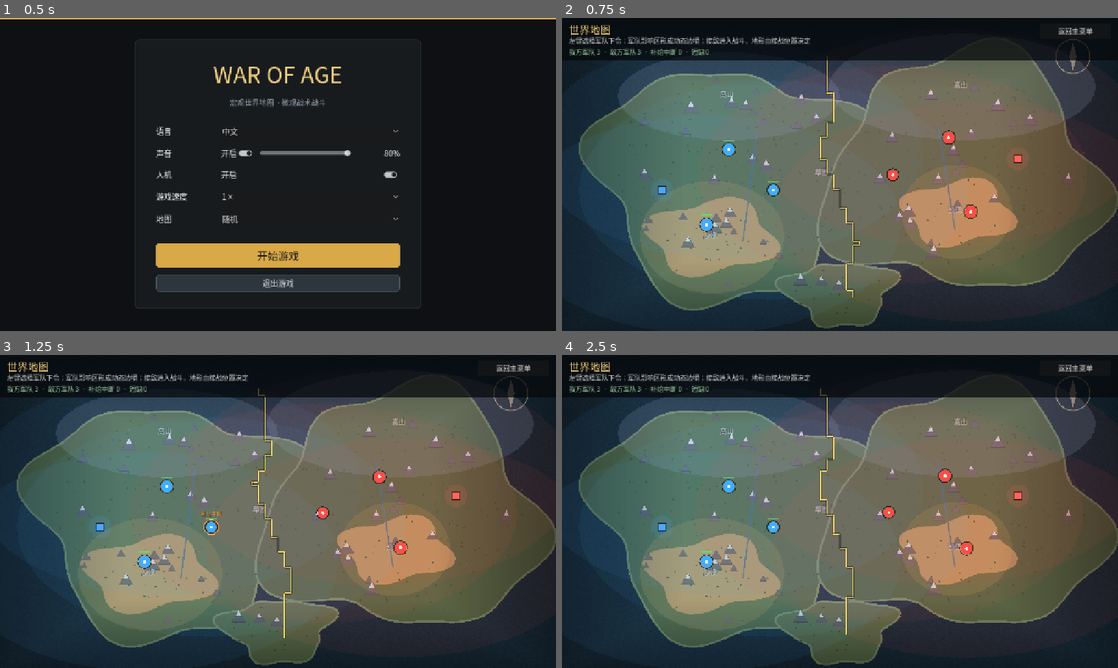
Above: before the commit, frames 1-4 (two rows, left to right).
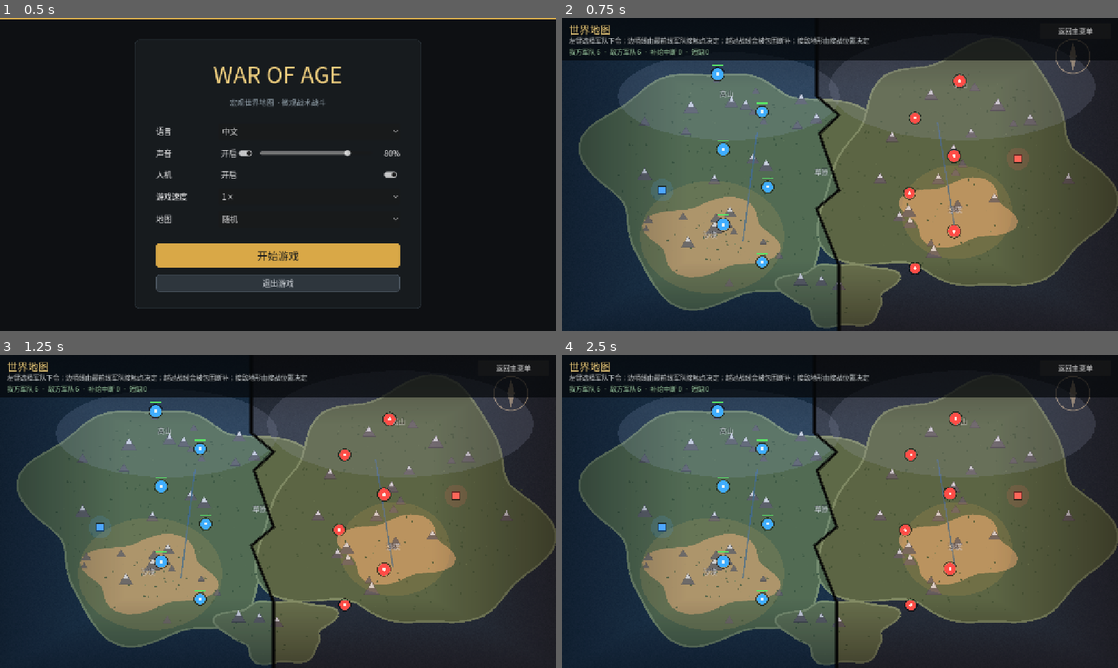
Above: after the commit, the same moments.

Repository: addisonhuang6-stack/WarOfAge
Game: Godot game, scene res://scenes/main_menu.tscn
Same seed, same stepped clock (60 frames per second), same inputs: the game is played once before the commit and once after it.
Inputs:
- Up to frame 1 (0.5 s): no input
- Up to frame 2 (0.75 s): click "开始游戏" at 0.5 s
- Up to frame 3 (1.25 s): no input
- Up to frame 4 (2.5 s): click "返回主菜单" at 1.25 s; click "开始游戏" at 2 s

Frame 1 is identical in both runs. In frame 2, 7.2% of the frame differs, in the area x 3-94%, y 6-100%; in frame 3, 7.5%, in the area x 3-74%, y 6-100%; in frame 4, 7.2%.

Commit message:
Make frontline follow armies and add supply and speed systems

Diff:
--- a/autoload/game_settings.gd
+++ b/autoload/game_settings.gd
@@ -32,7 +32,7 @@
 		"battle.defeat": "战败",
 		"battle.return_hint": "按 Enter 返回世界地图",
 		"macro.title": "世界地图",
-		"macro.instructions": "左键选择军队下令；军队影响区形成动态边境；接敌进入战斗，地形由接战位置决定",
+		"macro.instructions": "左键选择军队下令；边境线由最前线军队接触点决定；越过战线会被包围断补；接敌地形由接战位置决定",
 		"macro.status": "我方军队 %d  ·  敌方军队 %d  ·  补给中断 %d  ·  短缺 %d",
 		"macro.supply_cut": "补给中断",
 		"macro.supply_shortage": "短缺",
@@ -66,7 +66,7 @@
 		"battle.defeat": "Defeat",
 		"battle.return_hint": "Press Enter to return to the world map",
 		"macro.title": "World Map",
-		"macro.instructions": "Click a friendly army to move; influence zones form a shifting frontline; contact starts a battle using local terrain",
+		"macro.instructions": "Click a friendly army to move; the frontline follows the contact points of front armies; crossing it means encirclement; terrain comes from the contact location",
 		"macro.status": "Friendly armies %d  ·  Enemy armies %d  ·  Cut off %d  ·  Shortage %d",
 		"macro.supply_cut": "Supply cut",
 		"macro.supply_shortage": "Shortage",
--- a/data/world_map.json
+++ b/data/world_map.json
@@ -6,9 +6,8 @@
 	},
 	"player_speed": 0.05,
 	"enemy_speed": 0.03,
-	"frontline_influence": 0.35,
-	"frontline_step": 0.012,
 	"frontline_refresh": 0.12,
+	"encirclement_margin": 0.02,
 	"supply": {
 		"max": 100,
 		"drain_per_second": 12,
@@ -33,11 +32,17 @@
 		]
 	},
 	"dots": [
-		{ "id": "p1", "faction": "player", "pos": [0.3, 0.42], "strength": 3 },
-		{ "id": "p2", "faction": "player", "pos": [0.26, 0.66], "strength": 3 },
-		{ "id": "p3", "faction": "player", "pos": [0.38, 0.55], "strength": 2 },
-		{ "id": "e1", "faction": "enemy", "pos": [0.7, 0.38], "strength": 3 },
-		{ "id": "e2", "faction": "enemy", "pos": [0.74, 0.62], "strength": 3 },
-		{ "id": "e3", "faction": "enemy", "pos": [0.6, 0.5], "strength": 2 }
+		{ "id": "p1", "faction": "player", "pos": [0.28, 0.18], "strength": 3 },
+		{ "id": "p2", "faction": "player", "pos": [0.36, 0.3], "strength": 2 },
+		{ "id": "p3", "faction": "player", "pos": [0.29, 0.42], "strength": 3 },
+		{ "id": "p4", "faction": "player", "pos": [0.37, 0.54], "strength": 2 },
+		{ "id": "p5", "faction": "player", "pos": [0.29, 0.66], "strength": 3 },
+		{ "id": "p6", "faction": "player", "pos": [0.36, 0.78], "strength": 2 },
+		{ "id": "e1", "faction": "enemy", "pos": [0.72, 0.2], "strength": 3 },
+		{ "id": "e2", "faction": "enemy", "pos": [0.64, 0.32], "strength": 2 },
+		{ "id": "e3", "faction": "enemy", "pos": [0.71, 0.44], "strength": 3 },
+		{ "id": "e4", "faction": "enemy", "pos": [0.63, 0.56], "strength": 2 },
+		{ "id": "e5", "faction": "enemy", "pos": [0.71, 0.68], "strength": 3 },
+		{ "id": "e6", "faction": "enemy", "pos": [0.64, 0.8], "strength": 2 }
 	]
 }
--- a/scripts/macro/macro_controller.gd
+++ b/scripts/macro/macro_controller.gd
@@ -15,7 +15,7 @@
 
 var selected_dot_id: String = ""
 var _frontline_timer: float = 0.0
-var _frontline_segments: Array = []
+var _frontline_points: Array[Vector2] = []
 var _toast_timer: float = 0.0
 var _transitioning: bool = false
 var _game_over: bool = false
@@ -158,7 +158,7 @@
 
 
 func _refresh_frontline() -> void:
-	_frontline_segments.clear()
+	_frontline_points.clear()
 	var players: Array[Dictionary] = []
 	var enemies: Array[Dictionary] = []
 	for dot in WorldState.dots:
@@ -169,53 +169,92 @@
 			enemies.append(dot)
 	if players.is_empty() or enemies.is_empty():
 		return
-
-	var influence := float(WorldState.config.get("frontline_influence", 0.35))
-	var step := clampf(float(WorldState.config.get("frontline_step", 0.012)), 0.006, 0.05)
-	var columns := maxi(1, int(ceil(1.0 / step)))
-	var rows := maxi(1, int(ceil(1.0 / step)))
-	var ownership := PackedInt32Array()
-	ownership.resize(columns * rows)
-	var influence_squared := influence * influence
-
-	for row in range(rows):
-		for column in range(columns):
-			var point := Vector2(
-				(float(column) + 0.5) / float(columns),
-				(float(row) + 0.5) / float(rows)
-			)
-			var best_player := INF
-			var best_enemy := INF
-			for dot in players:
-				best_player = minf(best_player, point.distance_squared_to(_dot_pos(dot)))
-			for dot in enemies:
-				best_enemy = minf(best_enemy, point.distance_squared_to(_dot_pos(dot)))
-			if best_player <= influence_squared and best_player < best_enemy:
-				ownership[row * columns + column] = 1
-			elif best_enemy <= influence_squared and best_enemy < best_player:
-				ownership[row * columns + column] = 2
-
-	for row in range(rows):
-		for column in range(columns):
-			var value := ownership[row * columns + column]
-			if column + 1 < columns:
-				var right := ownership[row * columns + column + 1]
-				if _is_frontline_pair(value, right):
-					_frontline_segments.append([
-						Vector2(float(column + 1) / float(columns), float(row) / float(rows)),
-						Vector2(float(column + 1) / float(columns), float(row + 1) / float(rows)),
-					])
-			if row + 1 < rows:
-				var below := ownership[(row + 1) * columns + column]
-				if _is_frontline_pair(value, below):
-					_frontline_segments.append([
-						Vector2(float(column) / float(columns), float(row + 1) / float(rows)),
-						Vector2(float(column + 1) / float(columns), float(row + 1) / float(rows)),
-					])
-
-
-func _is_frontline_pair(first: int, second: int) -> bool:
-	return (first == 1 and second == 2) or (first == 2 and second == 1)
+	var candidates: Array[Dictionary] = []
+	for player in players:
+		var enemy := _nearest_opponent(player, enemies)
+		if not enemy.is_empty():
+			candidates.append({
+				"player": player,
+				"enemy": enemy,
+				"mid": _dot_pos(player).lerp(_dot_pos(enemy), 0.5),
+			})
+	if candidates.is_empty():
+		return
+	var all_midpoints: Array[Vector2] = []
+	var x_values: Array[float] = []
+	for candidate in candidates:
+		var midpoint: Vector2 = candidate["mid"]
+		all_midpoints.append(midpoint)
+		x_values.append(midpoint.x)
+	x_values.sort()
+	var median_x := 0.0
+	if x_values.size() % 2 == 0:
+		median_x = (x_values[x_values.size() / 2 - 1] + x_values[x_values.size() / 2]) * 0.5
+	else:
+		median_x = x_values[x_values.size() / 2]
+	var margin := float(WorldState.config.get("encirclement_margin", 0.02))
+	var midpoints: Array[Vector2] = []
+	for candidate in candidates:
+		var player: Dictionary = candidate["player"]
+		var enemy: Dictionary = candidate["enemy"]
+		var player_position := _dot_pos(player)
+		var enemy_position := _dot_pos(enemy)
+		if player_position.x > median_x + margin:
+			continue
+		if enemy_position.x < median_x - margin:
+			continue
+		midpoints.append(candidate["mid"])
+	if midpoints.is_empty():
+		midpoints = all_midpoints
+	midpoints.sort_custom(_sort_frontline_points)
+	var unique: Array[Vector2] = []
+	for point in midpoints:
+		var duplicate := false
+		for existing in unique:
+			if point.distance_to(existing) < 0.012:
+				duplicate = true
+				break
+		if not duplicate:
+			unique.append(point)
+	if unique.is_empty():
+		return
+	if unique.size() == 1:
+		_frontline_points.append(Vector2(unique[0].x, 0.0))
+		_frontline_points.append(Vector2(unique[0].x, 1.0))
+	else:
+		_frontline_points.append(Vector2(unique[0].x, 0.0))
+		for point in unique:
+			_frontline_points.append(point)
+		_frontline_points.append(Vector2(unique[unique.size() - 1].x, 1.0))
+
+
+func _nearest_opponent(dot: Dictionary, opponents: Array[Dictionary]) -> Dictionary:
+	var best: Dictionary = {}
+	var best_distance := INF
+	for other in opponents:
+		var distance := _dot_pos(dot).distance_to(_dot_pos(other))
+		if distance < best_distance:
+			best = other
+			best_distance = distance
+	return best
+
+
+func _sort_frontline_points(a: Vector2, b: Vector2) -> bool:
+	return a.y < b.y
+
+
+func _front_x_at(y: float) -> float:
+	if _frontline_points.size() < 2:
+		return 0.5
+	for i in range(_frontline_points.size() - 1):
+		var first := _frontline_points[i]
+		var second := _frontline_points[i + 1]
+		if y <= second.y:
+			var span := second.y - first.y
+			if span <= 0.0001:
+				return second.x
+			return lerpf(first.x, second.x, clampf((y - first.y) / span, 0.0, 1.0))
+	return _frontline_points.back().x
 
 
 func _dot_pos(dot: Dictionary) -> Vector2:
@@ -295,16 +334,16 @@
 	var recover := float(config.get("recover_per_second", 8.0))
 	var low_threshold := float(config.get("low_threshold", 30.0))
 	for dot in WorldState.dots:
+		var encircled := _is_encircled(dot)
+		dot["encircled"] = encircled
 		if str(dot.get("faction", "")) != "player":
 			continue
-		var encircled := _is_encircled(dot)
 		var supply := float(dot.get("supply", max_supply))
 		if encircled:
 			supply = maxf(supply - drain * delta, 0.0)
 		else:
 			supply = minf(supply + recover * delta, max_supply)
 		dot["supply"] = supply
-		dot["encircled"] = encircled
 		if supply <= low_threshold:
 			dot["supply_status"] = "shortage"
 		elif encircled:
@@ -314,27 +353,14 @@
 
 
 func _is_encircled(dot: Dictionary) -> bool:
-	var influence := float(WorldState.config.get("frontline_influence", 0.35))
+	if _frontline_points.size() < 2:
+		return false
+	var margin := float(WorldState.config.get("encirclement_margin", 0.02))
 	var position := _dot_pos(dot)
-	var nearest_enemy := INF
-	var nearest_friendly := INF
-	var enemy_count := 0
-	var friendly_count := 0
-	for other in WorldState.dots:
-		if other == dot:
-			continue
-		var distance := position.distance_to(_dot_pos(other))
-		if str(other.get("faction", "")) == "player":
-			nearest_friendly = minf(nearest_friendly, distance)
-			if distance <= influence:
-				friendly_count += 1
-		else:
-			nearest_enemy = minf(nearest_enemy, distance)
-			if distance <= influence:
-				enemy_count += 1
-	var in_enemy_territory := nearest_enemy <= influence and nearest_enemy < nearest_friendly
-	var surrounded := enemy_count >= 2 and enemy_count > friendly_count
-	return in_enemy_territory or surrounded
+	var front_x := _front_x_at(position.y)
+	if str(dot.get("faction", "")) == "player":
+		return position.x > front_x + margin
+	return position.x < front_x - margin
 
 
 func _check_collisions() -> void:
@@ -430,27 +456,22 @@
 			HORIZONTAL_ALIGNMENT_LEFT, -1, 16, Color(1.0, 1.0, 1.0, 0.9)
 		)
 
-	var influence := float(WorldState.config.get("frontline_influence", 0.35))
-	for dot in WorldState.dots:
-		var center := _to_canvas(_dot_pos(dot), size)
-		var faction := str(dot.get("faction", ""))
-		var color := Color(0.25, 0.68, 1.0, 0.06) if faction == "player" else Color(1.0, 0.3, 0.28, 0.06)
-		var radius_x := influence * size.x
-		var radius_y := influence * size.y
-		var influence_points := PackedVector2Array()
-		for i in range(40):
-			var angle := TAU * float(i) / 40.0
-			influence_points.append(center + Vector2(cos(angle) * radius_x, sin(angle) * radius_y))
-		map_canvas.draw_colored_polygon(influence_points, color)
-
-	for segment_value in _frontline_segments:
-		if not (segment_value is Array) or segment_value.size() < 2:
-			continue
-		var segment: Array = segment_value
-		var from: Vector2 = _to_canvas(segment[0], size)
-		var to: Vector2 = _to_canvas(segment[1], size)
-		map_canvas.draw_line(from, to, Color(0.05, 0.05, 0.05, 0.35), 7.0)
-		map_canvas.draw_line(from, to, Color(1.0, 0.86, 0.4, 0.95), 2.5)
+	if _frontline_points.size() >= 2:
+		var border_screen := PackedVector2Array()
+		for point in _frontline_points:
+			border_screen.append(_to_canvas(point, size))
+		var left_polygon := PackedVector2Array()
+		left_polygon.append(Vector2.ZERO)
+		left_polygon.append_array(border_screen)
+		left_polygon.append(Vector2(0.0, size.y))
+		var right_polygon := PackedVector2Array()
+		right_polygon.append(Vector2(size.x, 0.0))
+		right_polygon.append_array(border_screen)
+		right_polygon.append(Vector2(size.x, size.y))
+		map_canvas.draw_colored_polygon(left_polygon, Color(0.12, 0.3, 0.75, 0.08))
+		map_canvas.draw_colored_polygon(right_polygon, Color(0.75, 0.2, 0.15, 0.08))
+		map_canvas.draw_polyline(border_screen, Color(0.0, 0.0, 0.0, 0.5), 8.0)
+		map_canvas.draw_polyline(border_screen, Color(0.02, 0.02, 0.02, 0.95), 3.5)
 
 	for faction in WorldState.bases:
 		var base_value: Variant = WorldState.bases[faction]
@@ -471,6 +492,8 @@
 		map_canvas.draw_circle(center, radius, color)
 		map_canvas.draw_arc(center, radius + 2.0, 0.0, TAU, 32, Color(0.0, 0.0, 0.0, 0.6), 2.0)
 		map_canvas.draw_circle(center, radius * 0.28, Color(0.98, 0.98, 0.95, 0.9))
+		if bool(dot.get("encircled", false)):
+			map_canvas.draw_arc(center, radius + 10.0, 0.0, TAU, 40, Color(0.0, 0.0, 0.0, 0.95), 3.0)
 		if faction == "player":
 			var max_supply := maxf(_supply_max(), 1.0)
 			var supply := clampf(float(dot.get("supply", max_supply)), 0.0, max_supply)
--- a/scripts/units/unit_base.gd
+++ b/scripts/units/unit_base.gd
@@ -454,7 +454,9 @@
 				push += away.normalized() * (min_distance - distance)
 	if push != Vector3.ZERO:
 		var strength: float = float(data.get_stat(&"separation_strength", 2.0))
-		global_position += push * minf(strength * delta, 1.0)
+		# 快速消除重叠：每帧至少修正 35% 的穿插深度，最多 75%。
+		var correction := clampf(maxf(strength * delta * 12.0, 0.35), 0.0, 0.75)
+		global_position += push * correction
 
 
 static func _ensure_separation_grid() -> void:
